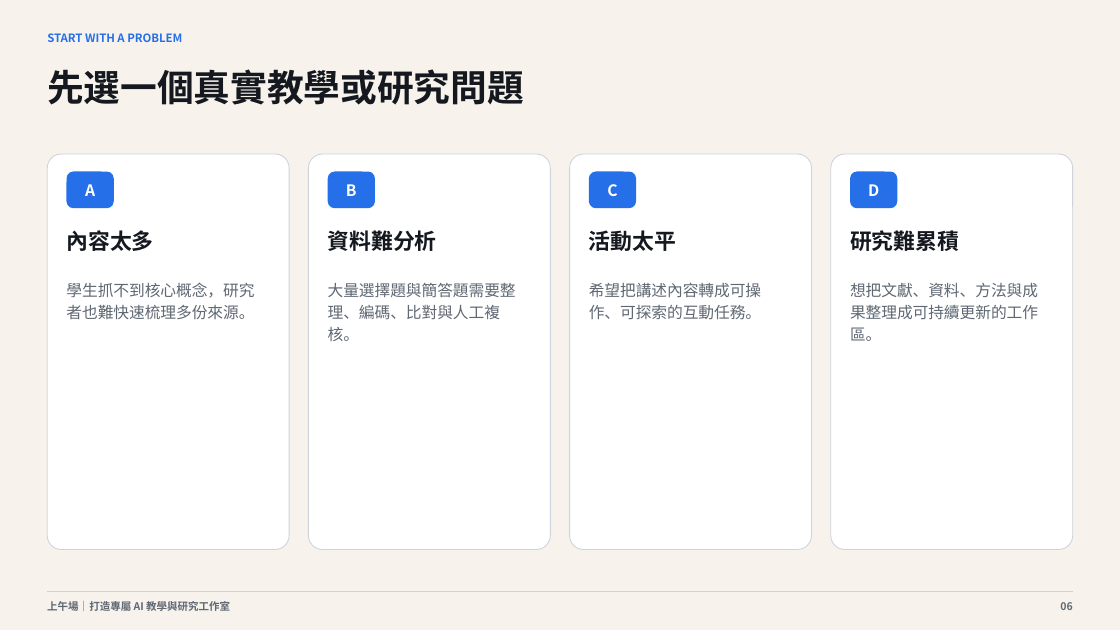
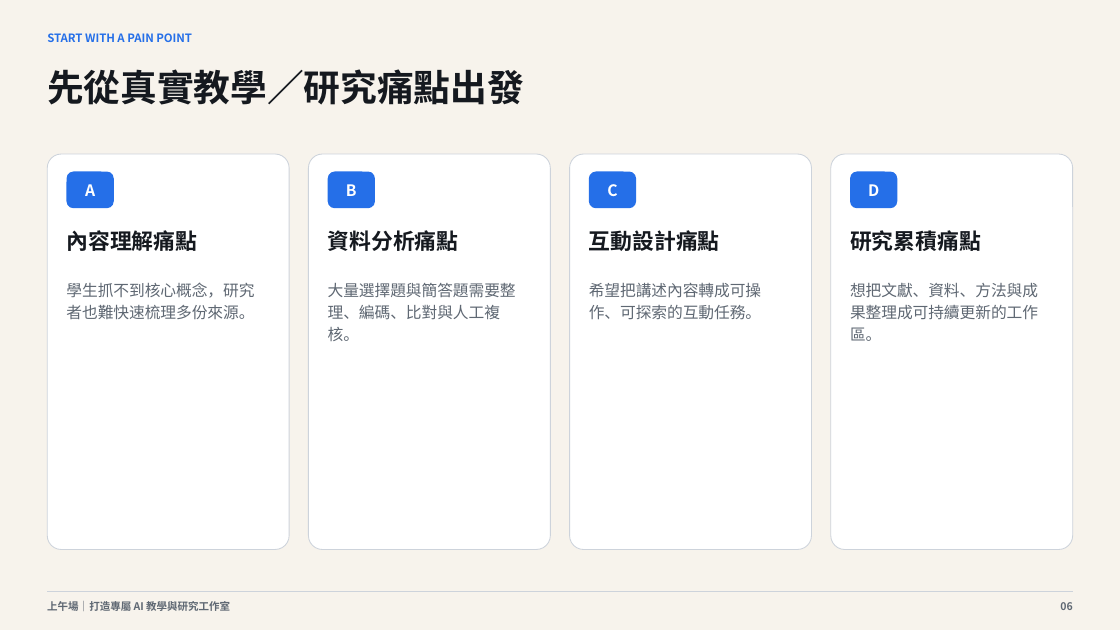
Before and after one commit to cagoooo/ncu-ai-agent-workshop-20260826, a slide deck: slide 6 of 01_簡報/上午場_打造專屬AI教學與研究工作室_20260826.pptx. Drawn at 1120x630 pixels with LibreOffice and Linux fonts; fonts in the diff are those of the drawing. Boxes give left, top, right and bottom in pixels: in the first picture for what was removed or moved away, otherwise in the second. Text is boxed around its words. In the diff, an @@ line names an element or a change of style, - is before the commit and + after.

Commit message:
🎯 以教學與研究痛點串起工具與 Agent 主軸

```diff
--- a/01_簡報/上午場_打造專屬AI教學與研究工作室_20260826.pptx
+++ b/01_簡報/上午場_打造專屬AI教學與研究工作室_20260826.pptx
@@ text at (47,33,192,42): text changed @@
-START WITH A PROBLEM
+START WITH A PAIN POINT
@@ text at (47,69,524,105): text changed @@
-先選一個真實教學或研究問題
+先從真實教學／研究痛點出發
@@ text at (66,230,197,251): text changed @@
-內容太多
+內容理解痛點
@@ text at (328,230,459,251): text changed @@
-資料難分析
+資料分析痛點
@@ text at (589,230,720,251): text changed @@
-活動太平
+互動設計痛點
@@ text at (850,230,981,251): text changed @@
-研究難累積
+研究累積痛點
```
Also in this commit, not shown: 11 other files.
